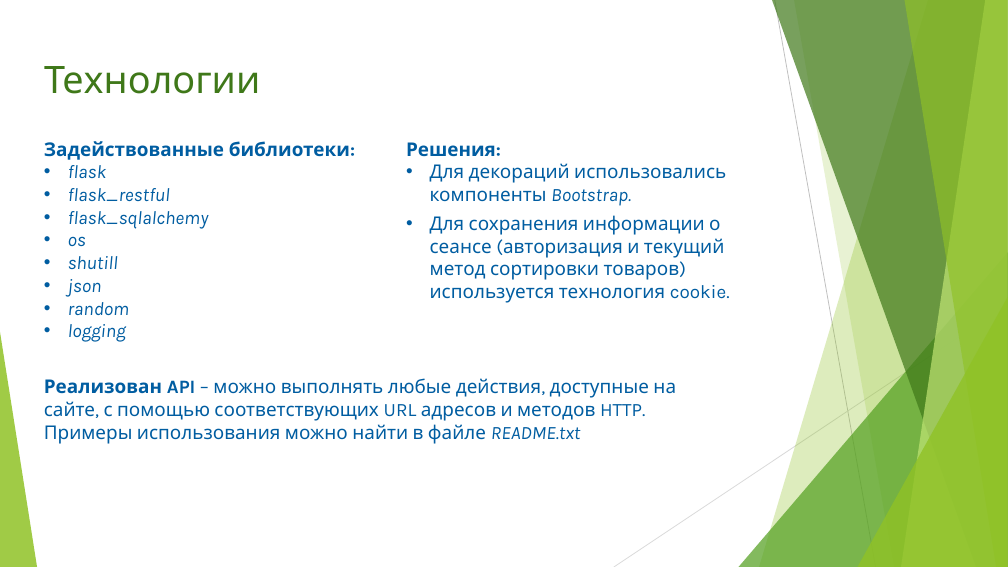
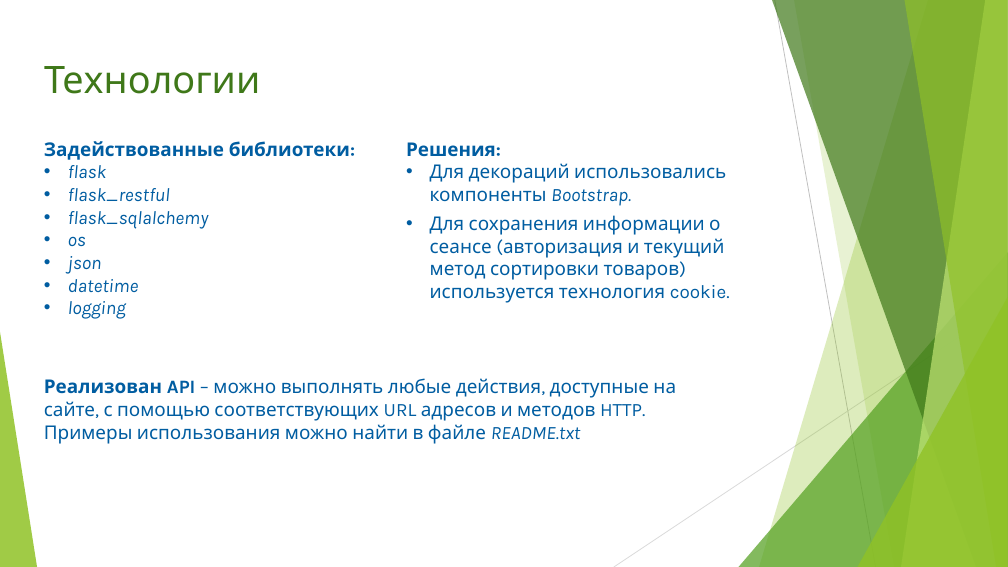
Before and after one commit to vlad120/Re_restore, a slide deck: slide 7 of Documents/WebServer project presentation.pptx. Drawn at 1008x567 pixels with LibreOffice and Linux fonts; fonts in the diff are those of the drawing. Boxes give left, top, right and bottom in pixels: in the first picture for what was removed or moved away, otherwise in the second. Text is boxed around its words. In the diff, an @@ line names an element or a change of style, - is before the commit and + after.

```diff
--- a/Documents/WebServer project presentation.pptx
+++ b/Documents/WebServer project presentation.pptx
@@ text at (68, 256, 118, 269): paragraph removed @@
-• shutill
@@ text at (68, 279, 139, 292): text changed @@
-• random
+• datetime
```
Also in this commit, not shown: 3 other slides changed, 42 other files.
